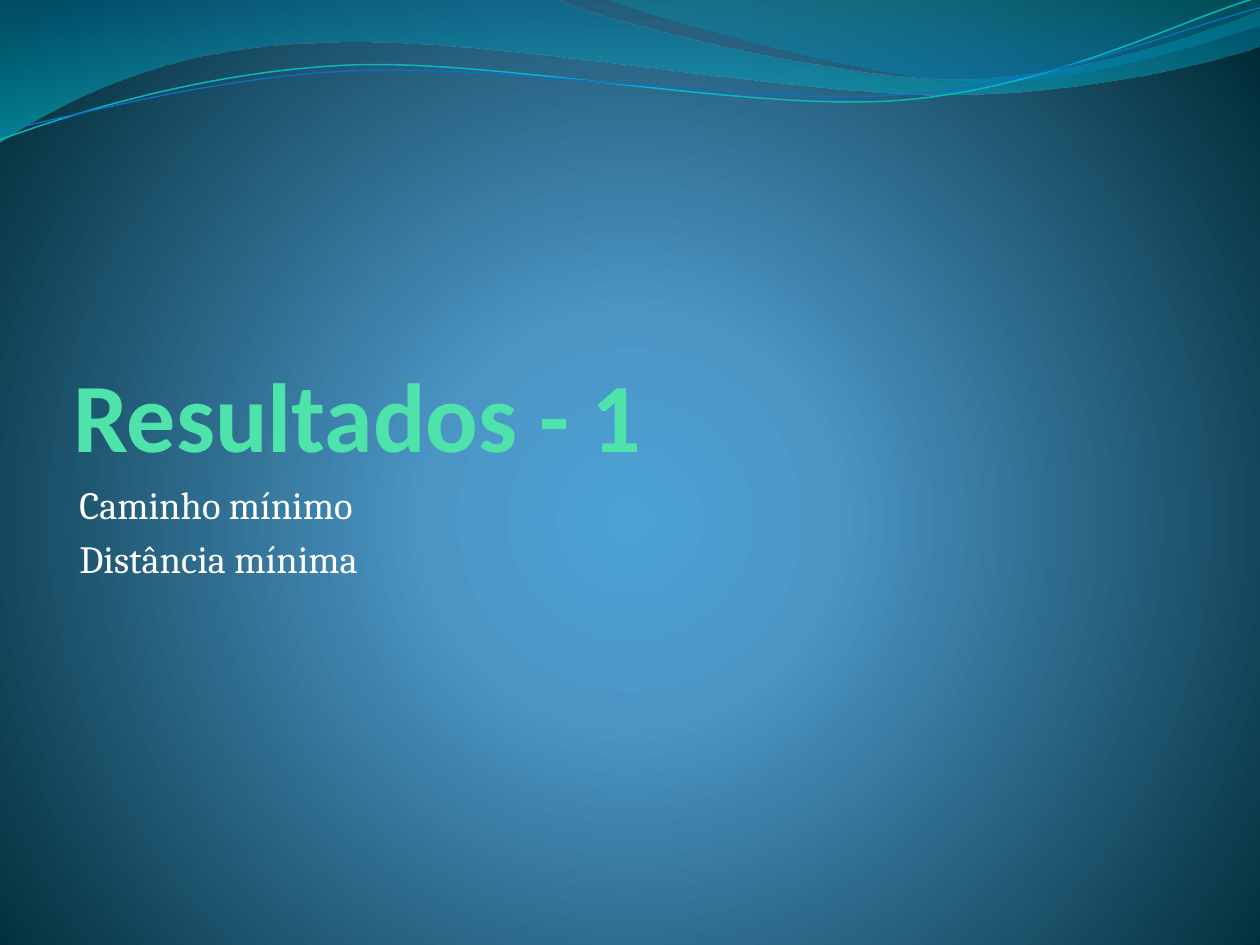
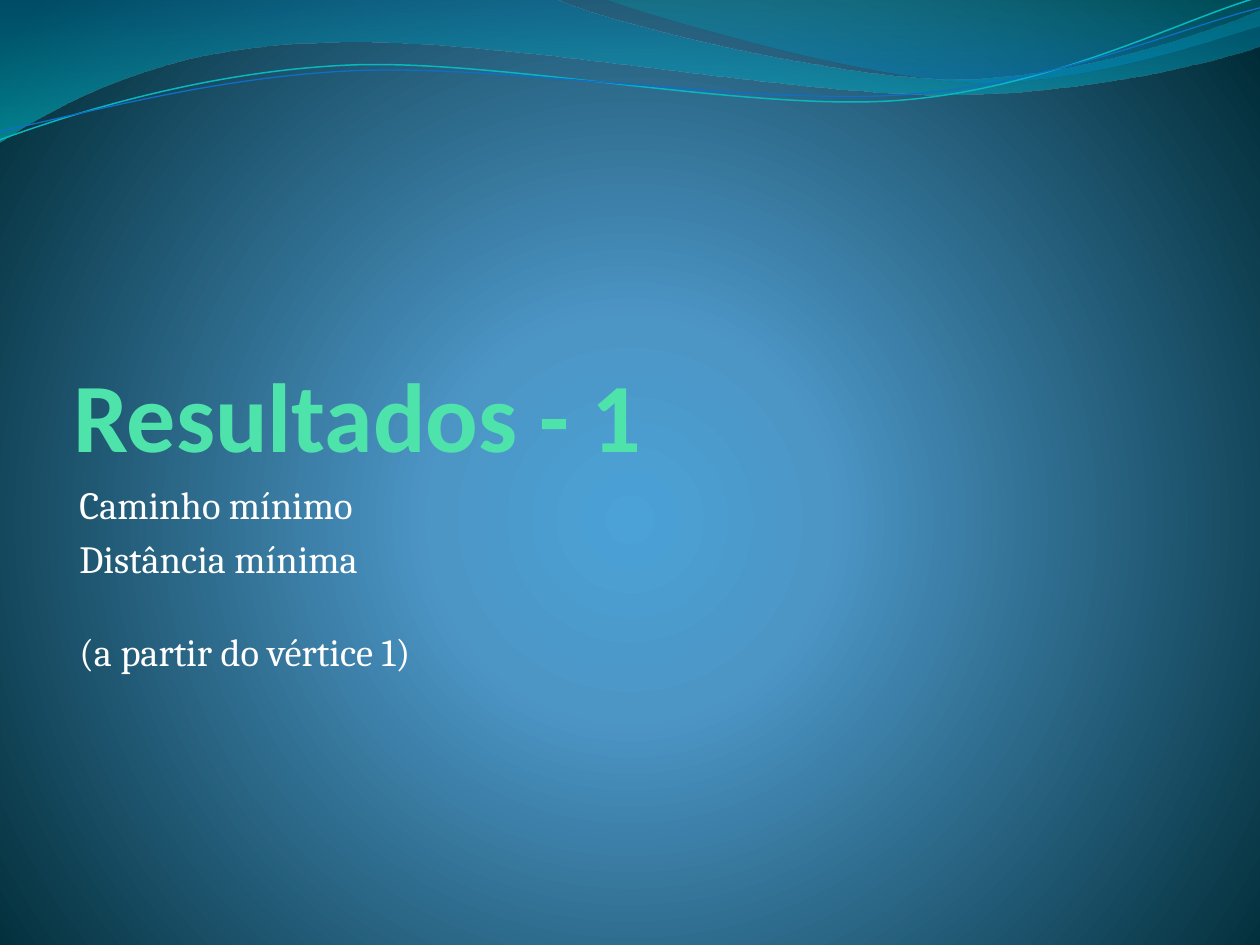
Before and after one commit to jonathanaugusto/grafos2011, a slide deck: slide 10 of apresentacao2.pptx (slide 9 before the commit). Drawn at 1260x945 pixels with LibreOffice and Linux fonts; fonts in the diff are those of the drawing. Boxes give left, top, right and bottom in pixels: in the first picture for what was removed or moved away, otherwise in the second. Text is boxed around its words. In the diff, an @@ line names an element or a change of style, - is before the commit and + after.

```diff
--- a/apresentacao2.pptx
+++ b/apresentacao2.pptx
@@ text at bbox=[79, 546, 411, 674]: text changed @@
-Distância mínima
+Distância mínima
+(a partir do vértice 1)
```
Also in this commit, not shown: 11 other slides changed, 6 slides added, 5 slides removed, 5 other files.
